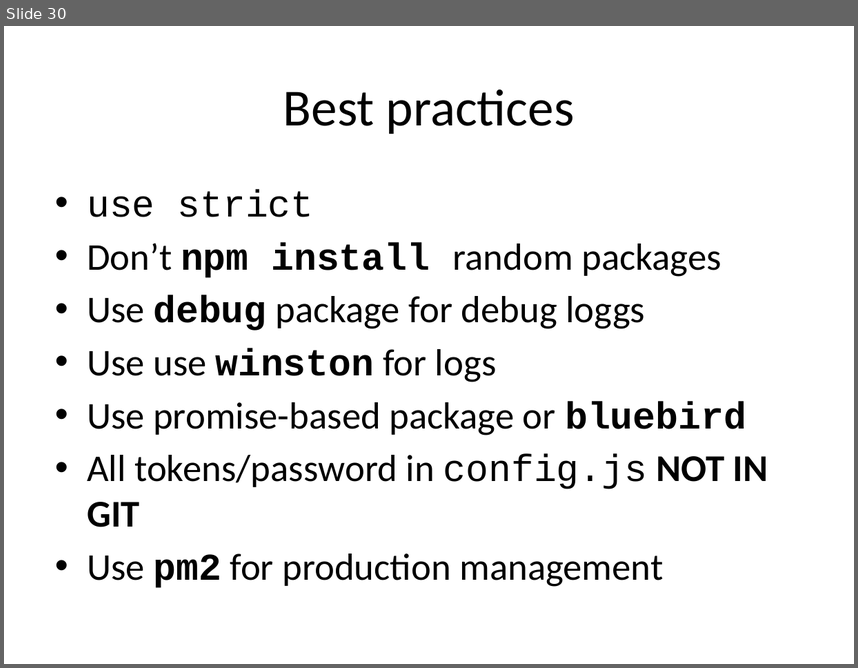
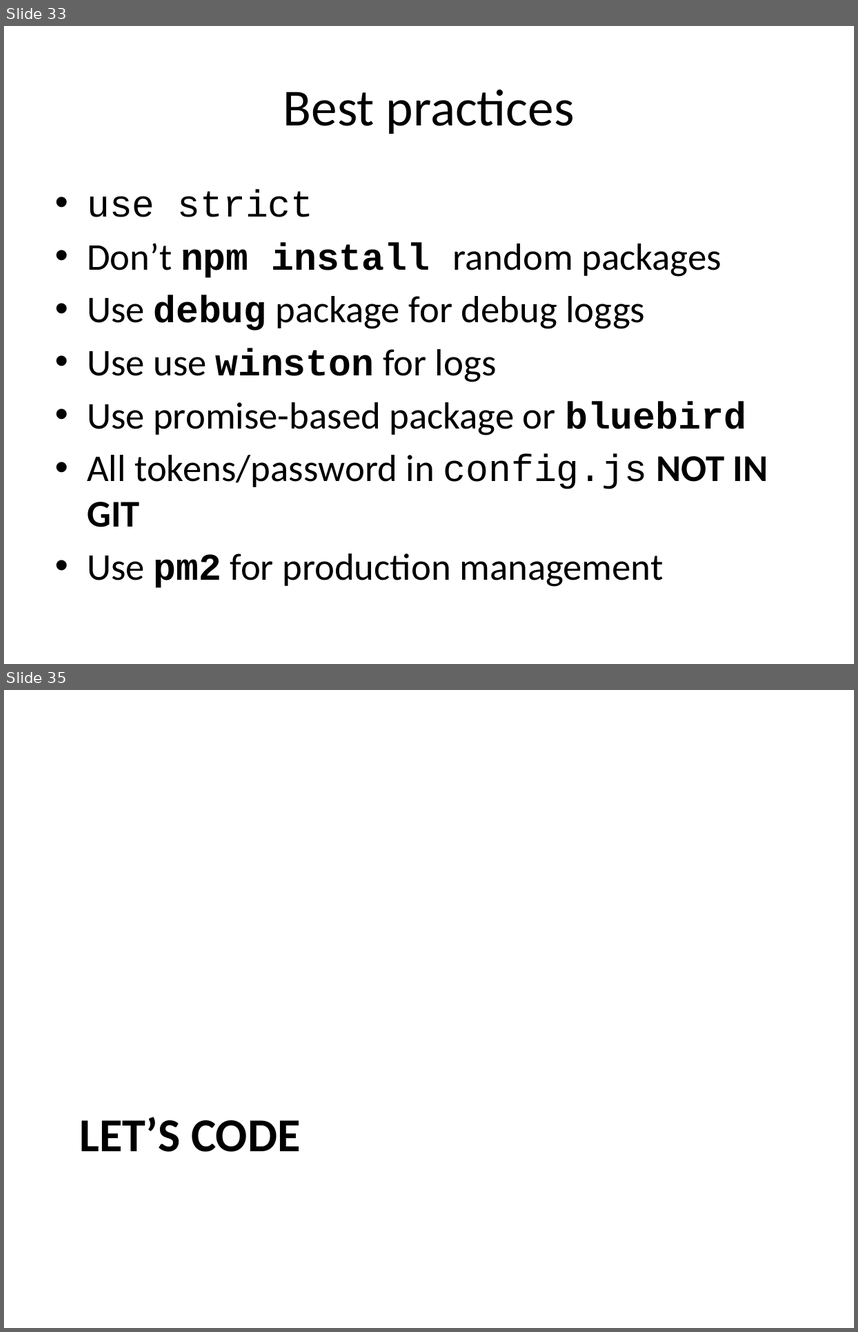
Before and after one commit to etnetera-activate/node-minicourse, a slide deck: node-uvod.pptx. Shown one above the other, each under a label of ours: slide 30 before the commit, slides 33 and 35 after it; the slides between them are not shown. The pictures are 858x668 and 858x1332 pixels, drawn with LibreOffice and Linux fonts; fonts in the diff are those of the drawing; background and template pictures are left out. Boxes give left, top, right and bottom in pixels: in the first picture for what was removed or moved away, otherwise in the second. Text is boxed around its words. In the diff, an @@ line names an element or a change of style, - is before the commit and + after.

```diff
--- a/node-uvod.pptx
+++ b/node-uvod.pptx
@@ slide 35 added at (x1=4, y1=690, x2=854, y2=1328), background #FFFFFF @@
@@ title added at (x1=80, y1=1116, x2=300, y2=1152), 40 pt, text #000000, bold @@
+LET’S CODE
@@ what was slide 30 is now slide 33 @@
```
Also in this commit, not shown: 4 slides changed, 5 other slides added, 2 slides removed, 6 other files.
